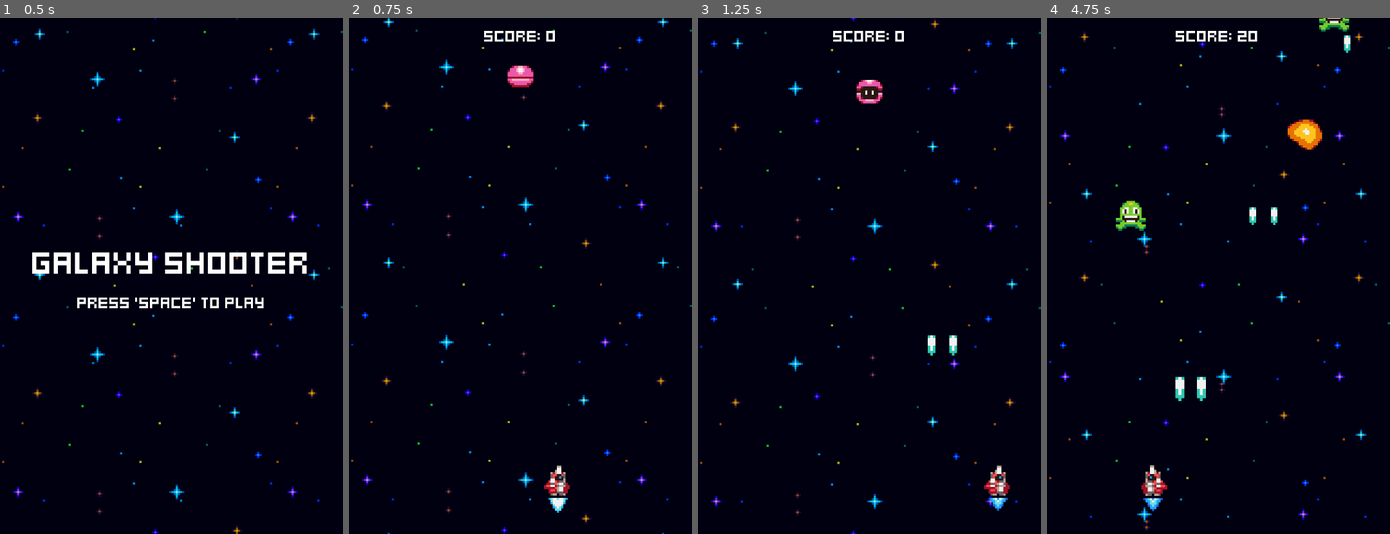
Above: before the commit, frames 1-4 (left to right).
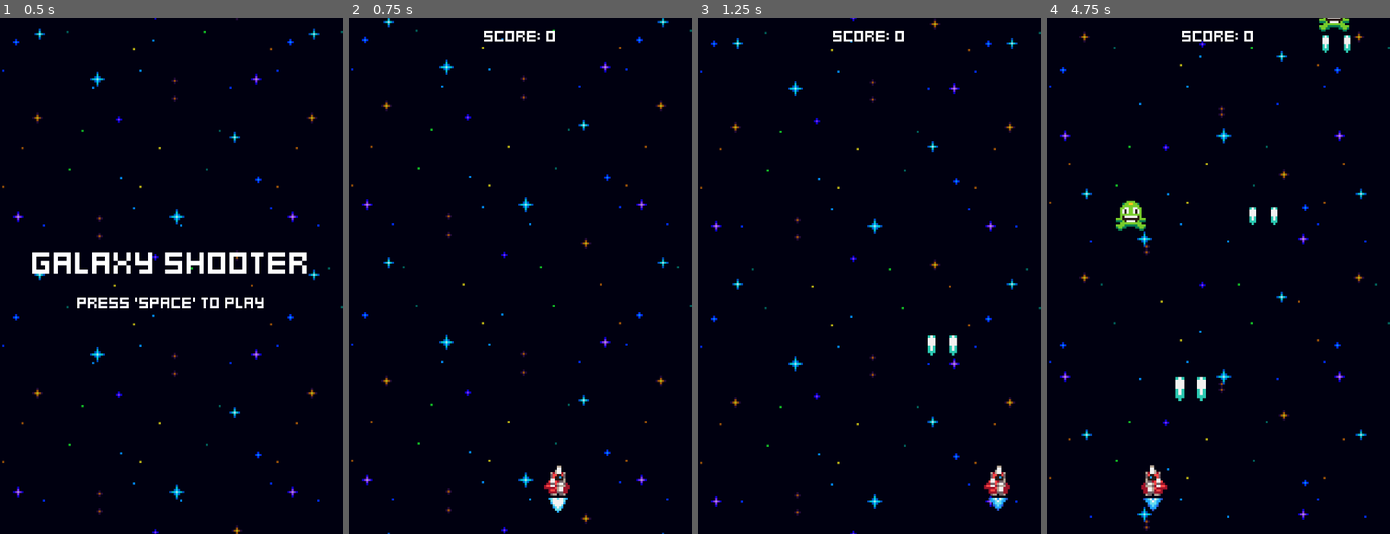
Above: after the commit, the same moments.

Repository: SeaBassy4/Galaxy-Shooter
Game: Godot game, scene res://menus/menu.tscn
Same seed, same stepped clock (60 frames per second), same inputs: the game is played once before the commit and once after it.
Inputs:
- Up to frame 1 (0.5 s): no input
- Up to frame 2 (0.75 s): tap Space at 0.5 s; hold Right (ui_right) from 0.53 s (still down); tap Enter (ui_accept) at 0.6 s
- Up to frame 3 (1.25 s): keep holding Right (ui_right); tap Enter (ui_accept) at 0.77, 1.07 s
- Up to frame 4 (4.75 s): release Right (ui_right) at 1.28 s; hold Left (ui_left) 1.28-2.03 s; tap Enter (ui_accept) at 1.35, 1.52, 1.82, 2.1, 2.85, 3.02, 3.32, 3.6, 3.77, 4.07, 4.35, 4.52 s; hold Right (ui_right) 2.03-3.53 s; hold Left (ui_left) from 3.53 s (still down)

Frame 1 is identical in both runs. In frame 2, 0.3% of the frame differs, in the area x 46-54%, y 9-14%; in frame 3, 0.3%; in frame 4, 0.8%, in the area x 37-83%, y 2-26%.

Commit message:
chore: gamesave permanence, tutorial 19

Diff:
--- /dev/null
+++ b/default_bus_layout.tres
@@ -0,0 +1,15 @@
+[gd_resource type="AudioBusLayout" format=3 uid="uid://dq514l6t0c8eu"]
+
+[resource]
+bus/1/name = &"Music"
+bus/1/solo = false
+bus/1/mute = false
+bus/1/bypass_fx = false
+bus/1/volume_db = 0.0
+bus/1/send = &"Master"
+bus/2/name = &"Sounds"
+bus/2/solo = false
+bus/2/mute = false
+bus/2/bypass_fx = false
+bus/2/volume_db = 0.0
+bus/2/send = &"Master"
--- a/effects/explosion_effect.tscn
+++ b/effects/explosion_effect.tscn
@@ -1,7 +1,9 @@
-[gd_scene load_steps=9 format=3 uid="uid://c5vh2qmosxy0n"]
+[gd_scene load_steps=11 format=3 uid="uid://c5vh2qmosxy0n"]
 
 [ext_resource type="Script" uid="uid://ds2nn4pvtc161" path="res://components/onetime_animated_effect.gd" id="1_27qt3"]
 [ext_resource type="Texture2D" uid="uid://cws5afkiqoql5" path="res://assets/explosion.png" id="1_ivsvs"]
+[ext_resource type="AudioStream" uid="uid://dhpc31m3gd546" path="res://sounds/explosion_sound.wav" id="3_2ues5"]
+[ext_resource type="Script" uid="uid://cl1p0hk53v8pf" path="res://components/variable_pitch_audio_stream_player.gd" id="4_2crw8"]
 
 [sub_resource type="AtlasTexture" id="AtlasTexture_gstvt"]
 atlas = ExtResource("1_ivsvs")
@@ -53,3 +55,10 @@
 frame_progress = 0.019386832
 script = ExtResource("1_27qt3")
 metadata/_custom_type_script = "uid://ds2nn4pvtc161"
+
+[node name="VariablePitchAudioStreamPlayer" type="AudioStreamPlayer" parent="."]
+stream = ExtResource("3_2ues5")
+bus = &"Sounds"
+script = ExtResource("4_2crw8")
+auto_play_with_variance = true
+metadata/_custom_type_script = "uid://cl1p0hk53v8pf"
--- a/enemies/enemy.gd
+++ b/enemies/enemy.gd
@@ -10,6 +10,7 @@
 @onready var hitbox_component:  = $HitboxComponent as HitboxComponent
 @onready var destroyed_component: = $DestroyedComponent as DestroyedComponent
 @onready var score_component: ScoreComponent = $ScoreComponent as ScoreComponent
+@onready var variable_pitch_audio_stream_player: VariablePitchAudioStreamPlayer = $VariablePitchAudioStreamPlayer
 
 
 
@@ -23,6 +24,7 @@
 		scale_component.tween_scale()
 		flash_component.flash()
 		shake_component.tween_shake()
+		variable_pitch_audio_stream_player.play_with_variance()
 	)
 	stats_component.no_health.connect(queue_free)
 	hitbox_component.hit_hurtbox.connect(destroyed_component.destroy.unbind(1))
--- a/enemies/enemy.tscn
+++ b/enemies/enemy.tscn
@@ -14,6 +14,8 @@
 [ext_resource type="Script" uid="uid://ue6mghi7b6nn" path="res://components/destroyed_component.gd" id="12_cjbay"]
 [ext_resource type="Script" uid="uid://bgv6688t4tbtw" path="res://components/score_component.gd" id="13_cjbay"]
 [ext_resource type="Resource" uid="uid://rdveduduk2bn" path="res://game_stats.tres" id="14_0h01o"]
+[ext_resource type="AudioStream" uid="uid://d24hf46h5ss1m" path="res://sounds/hit_sound.wav" id="15_8cidi"]
+[ext_resource type="Script" uid="uid://cl1p0hk53v8pf" path="res://components/variable_pitch_audio_stream_player.gd" id="16_grymm"]
 
 [node name="Enemy" type="Node2D"]
 script = ExtResource("1_3t1x0")
@@ -80,3 +82,9 @@
 script = ExtResource("13_cjbay")
 game_stats = ExtResource("14_0h01o")
 metadata/_custom_type_script = "uid://bgv6688t4tbtw"
+
+[node name="VariablePitchAudioStreamPlayer" type="AudioStreamPlayer" parent="."]
+stream = ExtResource("15_8cidi")
+bus = &"Sounds"
+script = ExtResource("16_grymm")
+metadata/_custom_type_script = "uid://cl1p0hk53v8pf"
--- a/enemies/enemy_generator.gd
+++ b/enemies/enemy_generator.gd
@@ -20,7 +20,7 @@
 	print("Pink enemy script is running")
 	green_enemy_spawn_timer.timeout.connect(handle_spawn.bind(GreenEnemyScene, green_enemy_spawn_timer))
 	pink_enemy_spawn_timer.timeout.connect(handle_spawn.bind(PinkEnemyScene, pink_enemy_spawn_timer, 20.0))
-	yellow_enemy_spawn_timer.timeout.connect(handle_spawn.bind(YellowEnemyScene, yellow_enemy_spawn_timer, 10.0))
+	yellow_enemy_spawn_timer.timeout.connect(handle_spawn.bind(YellowEnemyScene, yellow_enemy_spawn_timer, 7.0))
 
 	game_stats.score_changed.connect(func(new_score: int):
 		if new_score > 50:
--- a/enemies/green_enemy.tscn
+++ b/enemies/green_enemy.tscn
@@ -46,6 +46,9 @@
 autoplay = "move"
 frame_progress = 0.7035892
 
+[node name="StatsComponent" parent="." index="1"]
+health = 2
+
 [node name="MoveComponent" parent="." index="2"]
 velocity = Vector2(0, 40)
 
--- a/enemies/yellow_enemy.tscn
+++ b/enemies/yellow_enemy.tscn
@@ -42,7 +42,7 @@
 frame_progress = 0.044360477
 
 [node name="StatsComponent" parent="." index="1"]
-health = 2
+health = 3
 
 [node name="MoveComponent" parent="." index="2"]
 velocity = Vector2(0, 10)
--- a/menus/game_over.gd
+++ b/menus/game_over.gd
@@ -1,13 +1,20 @@
 extends Control
 
+const SAVE_PATH = "user://save.cfg"
+const TEXT_SAVE_PATH = "res://save.cfg"
+
 @export var game_stats: GameStats
+
+var save_path = SAVE_PATH
 
 @onready var score_value: Label = %ScoreValue
 @onready var high_score_value: Label = %HighScoreValue
 
 func _ready() -> void:
+	load_highscore()
 	if game_stats.score > game_stats.highscore:
 		game_stats.highscore = game_stats.score
+		save_highscore()
 	score_value.text = str(game_stats.score)
 	high_score_value.text = str(game_stats.highscore)
 
@@ -16,3 +23,16 @@
 	if Input.is_action_just_pressed("ui_accept"):
 		game_stats.score = 0
 		get_tree().change_scene_to_file("res://menus/menu.tscn")
+
+
+func load_highscore() -> void:
+	var config = ConfigFile.new()
+	var error = config.load(save_path)
+	if error != OK: return
+	game_stats.highscore = config.get_value("game", "highscore")
+
+
+func save_highscore() -> void:
+	var config = ConfigFile.new()
+	config.set_value("game", "highscore", game_stats.highscore)
+	config.save(save_path)
--- /dev/null
+++ b/music_player.tscn
@@ -0,0 +1,8 @@
+[gd_scene load_steps=2 format=3 uid="uid://b166nwtrj36gv"]
+
+[ext_resource type="AudioStream" uid="uid://co5yjylhg5q8c" path="res://sounds/music.ogg" id="1_fvyft"]
+
+[node name="MusicPlayer" type="AudioStreamPlayer2D"]
+stream = ExtResource("1_fvyft")
+autoplay = true
+bus = &"Music"
--- a/player_ship/ship.gd
+++ b/player_ship/ship.gd
@@ -7,6 +7,7 @@
 @onready var animated_sprite_2d: AnimatedSprite2D = $Anchor/AnimatedSprite2D
 @onready var move_component: MoveComponent = $MoveComponent as MoveComponent
 @onready var flame_animated_sprite_2d2: AnimatedSprite2D = $Anchor/FlameAnimatedSprite2D2
+@onready var variable_pitch_audio_stream_player: VariablePitchAudioStreamPlayer = $VariablePitchAudioStreamPlayer
 
 
 func _ready() -> void:
@@ -14,6 +15,7 @@
 	pass # Replace with function body.
 
 func fire_lasers() -> void:
+	variable_pitch_audio_stream_player.play_with_variance()
 	spawner_component.spawn(left_muzzle.global_position)
 	spawner_component.spawn(right_muzzle.global_position)
 	scale_component.tween_scale()
--- a/player_ship/ship.tscn
+++ b/player_ship/ship.tscn
@@ -15,6 +15,8 @@
 [ext_resource type="Script" uid="uid://drux57h0pss38" path="res://components/hurt_component.gd" id="13_kbeao"]
 [ext_resource type="PackedScene" uid="uid://c5vh2qmosxy0n" path="res://effects/explosion_effect.tscn" id="14_gglps"]
 [ext_resource type="Script" uid="uid://ue6mghi7b6nn" path="res://components/destroyed_component.gd" id="15_h7cto"]
+[ext_resource type="AudioStream" uid="uid://mjkptgin35mn" path="res://sounds/laser_sound.wav" id="16_1soxd"]
+[ext_resource type="Script" uid="uid://cl1p0hk53v8pf" path="res://components/variable_pitch_audio_stream_player.gd" id="17_b4tyx"]
 
 [sub_resource type="AtlasTexture" id="AtlasTexture_8ru6t"]
 atlas = ExtResource("10_8ru6t")
@@ -120,6 +122,7 @@
 
 [node name="StatsComponent" type="Node" parent="."]
 script = ExtResource("2_1xpe7")
+health = 3
 metadata/_custom_type_script = "uid://cvbrl1ivpedsk"
 
 [node name="Anchor" type="Node2D" parent="."]
@@ -197,3 +200,9 @@
 stats_component = NodePath("../StatsComponent")
 destroy_effect_spawner_component = NodePath("../ExplosionSpawnerComponent")
 metadata/_custom_type_script = "uid://ue6mghi7b6nn"
+
+[node name="VariablePitchAudioStreamPlayer" type="AudioStreamPlayer" parent="."]
+stream = ExtResource("16_1soxd")
+bus = &"Sounds"
+script = ExtResource("17_b4tyx")
+metadata/_custom_type_script = "uid://cl1p0hk53v8pf"
--- a/project.godot
+++ b/project.godot
@@ -18,6 +18,7 @@
 [autoload]
 
 ResourceStash="*res://resource_stash.gd"
+MusicPlayer="*res://music_player.tscn"
 
 [display]
 
--- a/world.tscn
+++ b/world.tscn
@@ -6,7 +6,6 @@
 [ext_resource type="PackedScene" uid="uid://bqbdo7s7nelky" path="res://effects/space_background.tscn" id="2_fj7yv"]
 [ext_resource type="PackedScene" uid="uid://7okaopdc7rj1" path="res://enemies/enemy_generator.tscn" id="3_tlwt5"]
 [ext_resource type="LabelSettings" uid="uid://dxj8yxlc7juq7" path="res://fonts/default_label_settings.tres" id="5_036b0"]
-[ext_resource type="PackedScene" uid="uid://j3opldr76x5q" path="res://enemies/pink_enemy.tscn" id="7_pkg7o"]
 
 [node name="World" type="Node2D"]
 script = ExtResource("1_aqk2v")
@@ -26,6 +25,3 @@
 label_settings = ExtResource("5_036b0")
 horizontal_alignment = 1
 vertical_alignment = 1
-
-[node name="PinkEnemy" parent="." instance=ExtResource("7_pkg7o")]
-position = Vector2(80, 24)
Not shown: 1 places in enemies/enemy.tscn that only renumber resources
Not shown: 1 places in player_ship/ship.tscn that only renumber resources
Not shown: 1 places in world.tscn that only renumber resources
